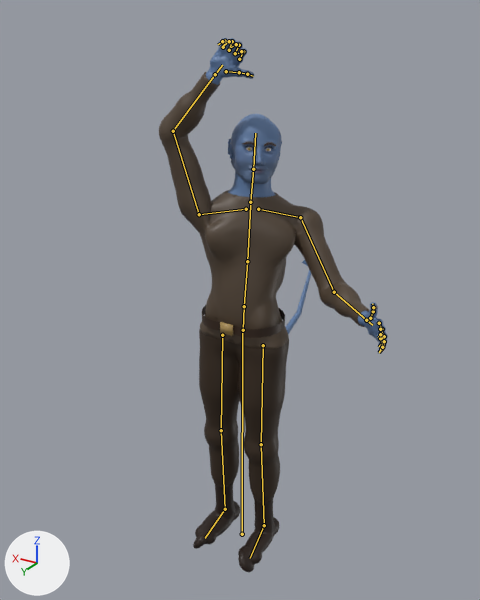
The glTF model assets/models/creatures/kobold.glb: old version first, new version second.
Both versions are drawn from a 50 mm lens placed at (-0.775, 1.304, 1.393), pointed at (0.0, 0.013, 0.747). Every picture has the same lights, and +X, +Y and +Z are marked at lower left. The older version comes first. Both versions are drawn at frame 1 of the action 'swing'; the numbers are the values there. The bones that change, and the others that lie on the model, are drawn over the model as lines.

The first picture shows 'kobold'.
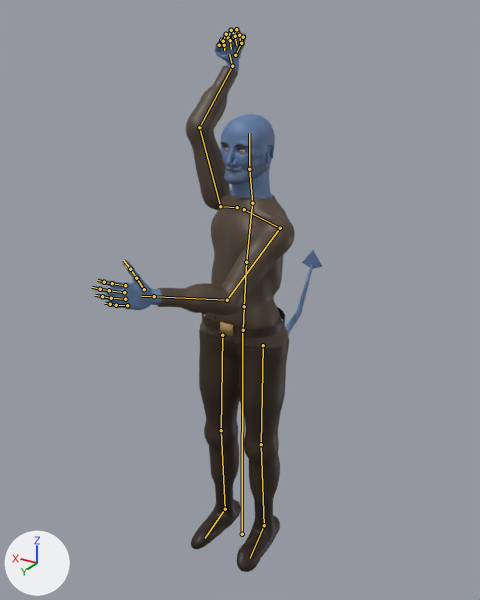
Pixel boxes [x1, y1, x2, y2] of what changed, in the pictures (480 x 600 px):
'kobold', posed: before [159, 38, 388, 572]; after [94, 27, 322, 572]
bone 'spine', root to tip: before (244, 306) to (247, 261); after (244, 306) to (246, 262)
bone 'chest', root to tip: before (247, 261) to (250, 205); after (246, 262) to (252, 206)
bone 'upper_arm.L', root to tip: before (300, 217) to (334, 292); after (280, 228) to (227, 300)
bone 'forearm.L', root to tip: before (334, 292) to (366, 320); after (227, 300) to (154, 296)
bone 'upper_arm.R', root to tip: before (199, 214) to (173, 131); after (220, 206) to (199, 127)
bone 'forearm.R', root to tip: before (173, 131) to (215, 74); after (199, 127) to (232, 66)
bone 'hand.R', root to tip: before (215, 74) to (222, 65); after (232, 66) to (229, 54)
bone 'index.01.R', root to tip: before (239, 59) to (243, 51); after (233, 37) to (236, 29)
bone 'index.02.R', root to tip: before (243, 51) to (241, 51); after (236, 29) to (239, 35)
bone 'middle.01.R', root to tip: before (235, 53) to (239, 45); after (228, 38) to (231, 30)
bone 'middle.02.R', root to tip: before (239, 45) to (236, 44); after (231, 30) to (235, 36)
bone 'pinky.01.R', root to tip: before (223, 47) to (225, 41); after (219, 45) to (221, 40)
bone 'pinky.02.R', root to tip: before (225, 41) to (222, 41); after (221, 40) to (224, 45)
bone 'ring.01.R', root to tip: before (229, 50) to (232, 41); after (223, 41) to (226, 34)
bone 'ring.02.R', root to tip: before (232, 41) to (229, 41); after (226, 34) to (230, 40)
bone 'thumb.01.R', root to tip: before (226, 71) to (239, 72); after (235, 55) to (241, 43)
bone 'thumb.02.R', root to tip: before (239, 72) to (247, 74); after (241, 43) to (243, 37)
bone 'head', root to tip: before (253, 169) to (255, 133); after (249, 169) to (249, 133)

What changed in the scene script:
```text
Change bone_spine:
    where bone_spine = bpy.data.objects['kobold_rig'].pose.bones['spine']  # child of 'hips'
    bone_spine.rotation_quaternion: (0.995, -0.052, 0.087, 0.0) -> (0.996, -0.02, -0.086, -0.002)  # degrees (-6, 10, -1) -> degrees (-2, -10, 0)
Change bone_chest:
    where bone_chest = bpy.data.objects['kobold_rig'].pose.bones['chest']  # child of 'spine'
    bone_chest.rotation_quaternion: (0.97, 0.0, 0.242, 0.013) -> (0.991, -0.02, -0.129, -0.005)  # degrees (0, 28, 2) -> degrees (-2, -15, 0)
Change bone_upper_arm_l:
    where bone_upper_arm_l = bpy.data.objects['kobold_rig'].pose.bones['upper_arm.L']  # child of 'clavicle.L'
    bone_upper_arm_l.rotation_quaternion: (0.947, 0.259, -0.116, -0.151) -> (0.882, 0.358, -0.026, -0.303)  # degrees (32, -8, -20) -> degrees (41, 10, -34)
Change bone_forearm_l:
    where bone_forearm_l = bpy.data.objects['kobold_rig'].pose.bones['forearm.L']  # child of 'upper_arm.L'
    bone_forearm_l.rotation_quaternion: (0.917, 0.399, 0.0, 0.0) -> (0.896, 0.444, 0.0, 0.0)  # degrees (47, 0, 0) -> degrees (53, 0, 0)
Change bone_upper_arm_r:
    where bone_upper_arm_r = bpy.data.objects['kobold_rig'].pose.bones['upper_arm.R']  # child of 'clavicle.R'
    bone_upper_arm_r.rotation_quaternion: (0.436, 0.422, 0.233, -0.76) -> (0.149, 0.903, 0.401, -0.026)  # degrees (1, 58, -120) -> degrees (165, 10, 47)
Change bone_forearm_r:
    where bone_forearm_r = bpy.data.objects['kobold_rig'].pose.bones['forearm.R']  # child of 'upper_arm.R'
    bone_forearm_r.rotation_quaternion: (0.899, 0.438, 0.0, 0.0) -> (0.933, 0.359, 0.0, 0.0)  # degrees (52, 0, 0) -> degrees (42, 0, 0)
Change bone_hand_r:
    where bone_hand_r = bpy.data.objects['kobold_rig'].pose.bones['hand.R']  # child of 'forearm.R'
    bone_hand_r.rotation_quaternion: (1.0, 0.0, 0.0, 0.0) -> (0.912, -0.41, 0.0, 0.0)  # degrees (0, 0, 0) -> degrees (-48, 0, 0)
Change bone_index_01_r:
    where bone_index_01_r = bpy.data.objects['kobold_rig'].pose.bones['index.01.R']  # child of 'hand.R'
    bone_index_01_r.rotation_quaternion: (0.956, 0.0, 0.0, 0.293) -> (0.859, 0.0, 0.0, 0.512)  # degrees (0, 0, 34) -> degrees (0, 0, 62)
Change bone_index_02_r:
    where bone_index_02_r = bpy.data.objects['kobold_rig'].pose.bones['index.02.R']  # child of 'index.01.R'
    bone_index_02_r.rotation_quaternion: (0.925, 0.0, 0.0, 0.38) -> (0.762, 0.0, 0.0, 0.647)  # degrees (0, 0, 45) -> degrees (0, 0, 81)
Change bone_middle_01_r:
    where bone_middle_01_r = bpy.data.objects['kobold_rig'].pose.bones['middle.01.R']  # child of 'hand.R'
    bone_middle_01_r.rotation_quaternion: (0.956, 0.0, 0.0, 0.293) -> (0.859, 0.0, 0.0, 0.512)  # degrees (0, 0, 34) -> degrees (0, 0, 62)
Change bone_middle_02_r:
    where bone_middle_02_r = bpy.data.objects['kobold_rig'].pose.bones['middle.02.R']  # child of 'middle.01.R'
    bone_middle_02_r.rotation_quaternion: (0.925, 0.0, 0.0, 0.38) -> (0.762, 0.0, 0.0, 0.647)  # degrees (0, 0, 45) -> degrees (0, 0, 81)
Change bone_pinky_01_r:
    where bone_pinky_01_r = bpy.data.objects['kobold_rig'].pose.bones['pinky.01.R']  # child of 'hand.R'
    bone_pinky_01_r.rotation_quaternion: (0.947, 0.0, 0.0, 0.322) -> (0.83, 0.0, 0.0, 0.557)  # degrees (0, 0, 38) -> degrees (0, 0, 68)
Change bone_pinky_02_r:
    where bone_pinky_02_r = bpy.data.objects['kobold_rig'].pose.bones['pinky.02.R']  # child of 'pinky.01.R'
    bone_pinky_02_r.rotation_quaternion: (0.91, 0.0, 0.0, 0.416) -> (0.715, 0.0, 0.0, 0.699)  # degrees (0, 0, 49) -> degrees (0, 0, 89)
Change bone_ring_01_r:
    where bone_ring_01_r = bpy.data.objects['kobold_rig'].pose.bones['ring.01.R']  # child of 'hand.R'
    bone_ring_01_r.rotation_quaternion: (0.952, 0.0, 0.0, 0.307) -> (0.845, 0.0, 0.0, 0.535)  # degrees (0, 0, 36) -> degrees (0, 0, 65)
Change bone_ring_02_r:
    where bone_ring_02_r = bpy.data.objects['kobold_rig'].pose.bones['ring.02.R']  # child of 'ring.01.R'
    bone_ring_02_r.rotation_quaternion: (0.918, 0.0, 0.0, 0.398) -> (0.739, 0.0, 0.0, 0.673)  # degrees (0, 0, 47) -> degrees (0, 0, 85)
Change bone_thumb_01_r:
    where bone_thumb_01_r = bpy.data.objects['kobold_rig'].pose.bones['thumb.01.R']  # child of 'hand.R'
    bone_thumb_01_r.rotation_quaternion: (0.998, 0.007, 0.0, 0.061) -> (0.956, -0.077, -0.025, 0.282)  # degrees (1, 0, 7) -> degrees (-9, 0, 33)
Change bone_thumb_02_r:
    where bone_thumb_02_r = bpy.data.objects['kobold_rig'].pose.bones['thumb.02.R']  # child of 'thumb.01.R'
    bone_thumb_02_r.rotation_quaternion: (0.991, 0.015, 0.0, 0.133) -> (0.93, -0.11, -0.04, 0.347)  # degrees (2, 0, 15) -> degrees (-13, 0, 41)
Change bone_head:
    where bone_head = bpy.data.objects['kobold_rig'].pose.bones['head']  # child of 'neck'
    bone_head.rotation_quaternion: (1.0, 0.0, 0.0, 0.0) -> (0.987, 0.024, 0.161, 0.001)  # degrees (0, 0, 0) -> degrees (3, 19, 1)
```
